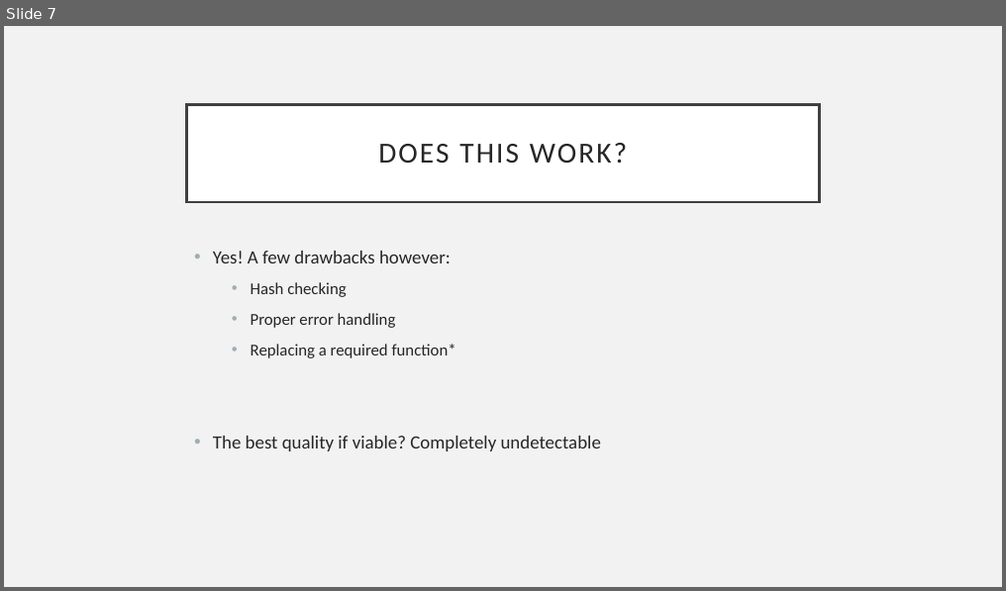
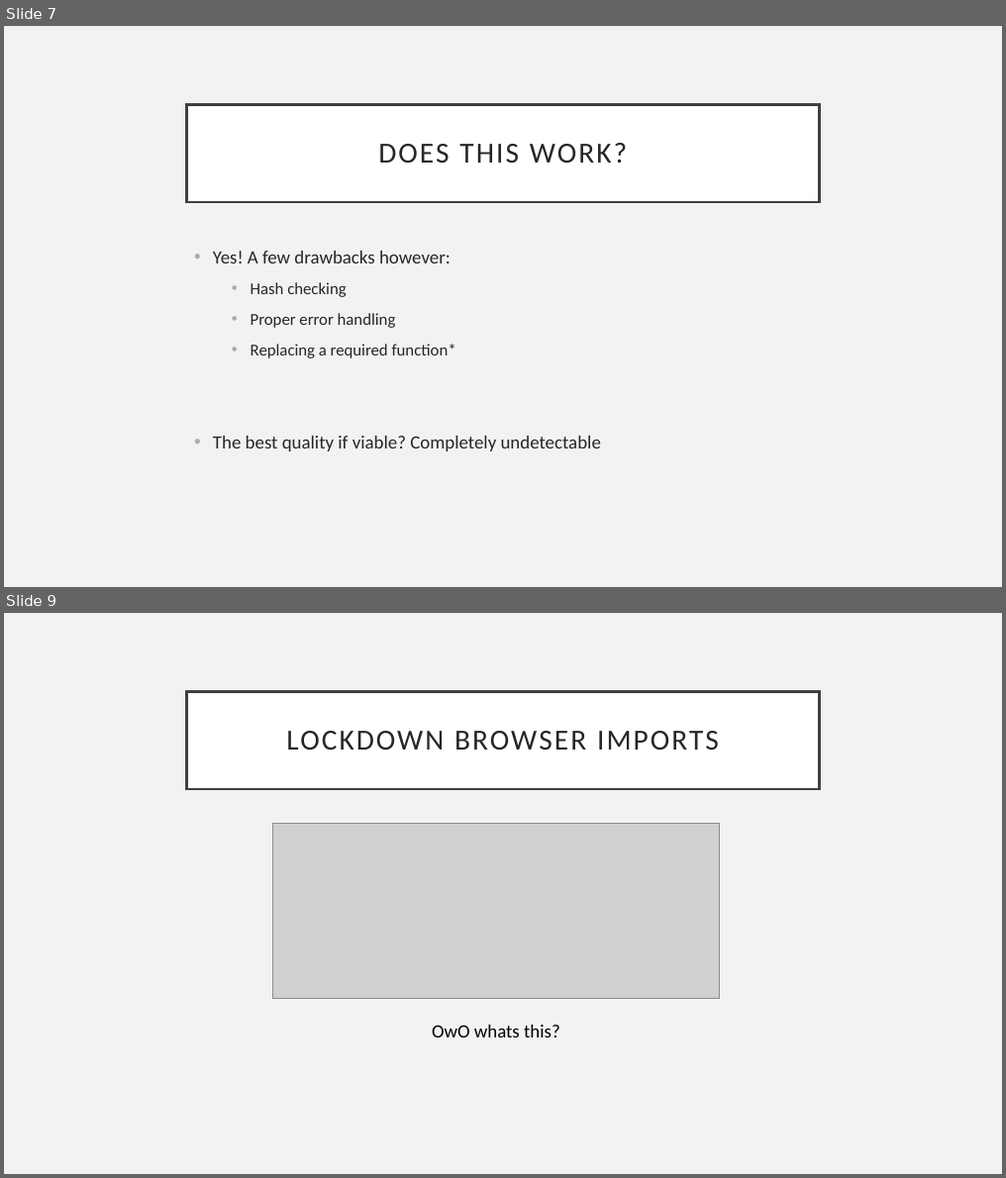
Before and after one commit to Rasool221/NWMSU_CDC_Presentation, a slide deck: NWMSU_CyberSecurity_Presentation.pptx. Shown one above the other, each under a label of ours: slide 7 before the commit, slides 7 and 9 after it; the slides between them are not shown. The pictures are 1006x591 and 1006x1178 pixels, drawn with LibreOffice and Linux fonts; fonts in the diff are those of the drawing; grey boxes stand for pictures. Boxes give left, top, right and bottom in pixels: in the first picture for what was removed or moved away, otherwise in the second. Text is boxed around its words. In the diff, an @@ line names an element or a change of style, - is before the commit and + after.

```diff
--- a/NWMSU_CyberSecurity_Presentation.pptx
+++ b/NWMSU_CyberSecurity_Presentation.pptx
@@ slide 9 added at (4,613,1002,1174), background #F2F2F2 @@
@@ title added at (187,691,819,789), fill #FFFFFF, outline #404040 2.5 pt, 28 pt, text #262626 @@
+LOCKDOWN BROWSER IMPORTS
@@ picture added at (273,823,720,998) @@
@@ text added at (432,1025,560,1038), 18 pt, text #000000 @@
+OwO whats this?
```
Also in this commit, not shown: 1 other slide added.
